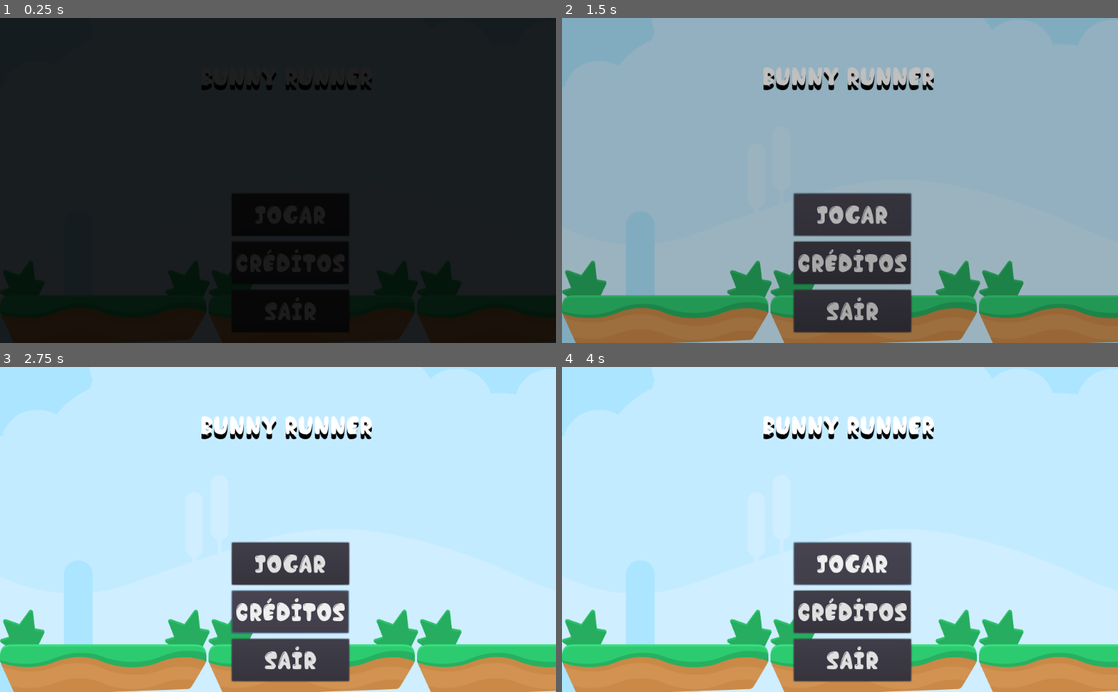
Above: before the commit, frames 1-4 (two rows, left to right).
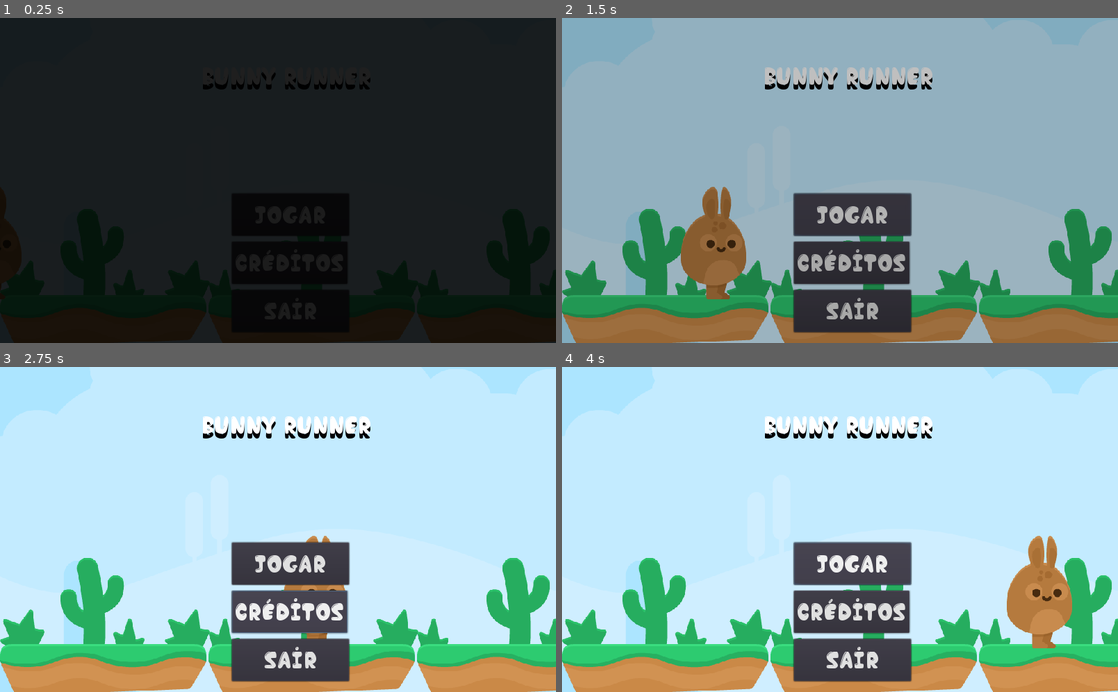
Above: after the commit, the same moments.

Repository: soapmactavish23/BunnyRunner
Game: Godot game, scene res://scenes/Menu.tscn
Same seed, same stepped clock (60 frames per second), same inputs: the game is played once before the commit and once after it. The project has no main scene, so this scene is started directly.
Inputs:
- Up to frame 1 (0.25 s): no input
- Up to frame 2 (1.5 s): click "jogar" at 0.5 s; click "jogar" at 1.25 s
- Up to frame 3 (2.75 s): click "Créditos" at 2 s
- Up to frame 4 (4 s): click "Créditos" at 2.75 s; click "jogar" at 3.5 s

The runs differ from the first frame. In frame 1, 0.2% of the frame differs, in the area x 0-67%, y 16-87%; in frame 2, 8.5%, in the area x 0-100%, y 15-100%; in frame 3, 6.3%; in frame 4, 8.5%.

Commit message:
'player_anim'

Diff:
--- /dev/null
+++ b/probs/player_anim.tscn
@@ -0,0 +1,65 @@
+[gd_scene load_steps=7 format=2]
+
+[ext_resource path="res://scripts/player_anim.gd" type="Script" id=1]
+[ext_resource path="res://sprites/Players/bunny1_walk1.png" type="Texture" id=2]
+[ext_resource path="res://sprites/Players/bunny1_walk2.png" type="Texture" id=3]
+
+[sub_resource type="SpriteFrames" id=3]
+animations = [ {
+"frames": [ ExtResource( 2 ), ExtResource( 3 ) ],
+"loop": true,
+"name": "walk",
+"speed": 8.0
+} ]
+
+[sub_resource type="Animation" id=4]
+resource_name = "run-left"
+length = 5.0
+tracks/0/type = "value"
+tracks/0/path = NodePath("KinematicBody2D:position")
+tracks/0/interp = 1
+tracks/0/loop_wrap = true
+tracks/0/imported = false
+tracks/0/enabled = true
+tracks/0/keys = {
+"times": PoolRealArray( 0, 5 ),
+"transitions": PoolRealArray( 1, 1 ),
+"update": 0,
+"values": [ Vector2( 1200, 0 ), Vector2( 0, 0 ) ]
+}
+
+[sub_resource type="Animation" id=5]
+resource_name = "run-right"
+length = 5.0
+tracks/0/type = "value"
+tracks/0/path = NodePath("KinematicBody2D:position")
+tracks/0/interp = 1
+tracks/0/loop_wrap = true
+tracks/0/imported = false
+tracks/0/enabled = true
+tracks/0/keys = {
+"times": PoolRealArray( 0, 5 ),
+"transitions": PoolRealArray( 1, 1 ),
+"update": 0,
+"values": [ Vector2( 0, 0 ), Vector2( 1200, 0 ) ]
+}
+
+[node name="player_anim" type="Node2D"]
+editor/display_folded = true
+script = ExtResource( 1 )
+
+[node name="KinematicBody2D" type="KinematicBody2D" parent="."]
+editor/display_folded = true
+position = Vector2( 1200, 0 )
+
+[node name="sprite" type="AnimatedSprite" parent="KinematicBody2D"]
+position = Vector2( -80.8958, 415.637 )
+frames = SubResource( 3 )
+animation = "walk"
+playing = true
+
+[node name="AnimationPlayer" type="AnimationPlayer" parent="."]
+autoplay = "run-right"
+anims/run-left = SubResource( 4 )
+anims/run-right = SubResource( 5 )
+[connection signal="animation_finished" from="AnimationPlayer" to="." method="_on_AnimationPlayer_animation_finished"]
--- a/project.godot
+++ b/project.godot
@@ -18,6 +18,11 @@
 config/name="BunnyRunner"
 config/icon="res://icon.png"
 
+[display]
+
+window/stretch/mode="2d"
+window/stretch/aspect="keep"
+
 [rendering]
 
 environment/default_environment="res://default_env.tres"
--- a/scenes/Menu.tscn
+++ b/scenes/Menu.tscn
@@ -1,10 +1,11 @@
-[gd_scene load_steps=8 format=2]
+[gd_scene load_steps=9 format=2]
 
 [ext_resource path="res://probs/Bg.tscn" type="PackedScene" id=1]
 [ext_resource path="res://probs/tileset.tscn" type="PackedScene" id=2]
-[ext_resource path="res://probs/texto.tscn" type="PackedScene" id=3]
-[ext_resource path="res://probs/fade.tscn" type="PackedScene" id=4]
-[ext_resource path="res://probs/musica.tscn" type="PackedScene" id=5]
+[ext_resource path="res://probs/player_anim.tscn" type="PackedScene" id=3]
+[ext_resource path="res://probs/texto.tscn" type="PackedScene" id=4]
+[ext_resource path="res://probs/fade.tscn" type="PackedScene" id=5]
+[ext_resource path="res://probs/musica.tscn" type="PackedScene" id=6]
 
 [sub_resource type="DynamicFontData" id=1]
 font_path = "res://fonts/Chocolate Bar Demo.otf"
@@ -18,12 +19,14 @@
 [node name="Bg" parent="." instance=ExtResource( 1 )]
 
 [node name="tileset" parent="." instance=ExtResource( 2 )]
-tile_data = PoolIntArray( 1835008, 6, 0, 1835027, 6, 0, 1835032, 6, 0, 1835051, 6, 0, 1835056, 6, 0, 1835075, 6, 0, 2097152, 13, 0, 2097176, 13, 0, 2097200, 13, 0 )
+tile_data = PoolIntArray( 1441799, 4, 0, 1441824, 4, 0, 1441848, 4, 0, 1835008, 6, 0, 1835027, 6, 0, 1835051, 6, 0, 1835075, 6, 0, 1900557, 5, 0, 1900568, 5, 0, 1900592, 5, 0, 1900606, 5, 0, 2097152, 13, 0, 2097176, 13, 0, 2097200, 13, 0 )
 
-[node name="texto" parent="." instance=ExtResource( 3 )]
+[node name="player_anim" parent="." instance=ExtResource( 3 )]
+
+[node name="texto" parent="." instance=ExtResource( 4 )]
 position = Vector2( 368.215, 66.9482 )
 
-[node name="fade" parent="." instance=ExtResource( 4 )]
+[node name="fade" parent="." instance=ExtResource( 5 )]
 
 [node name="btnJogar" type="Button" parent="."]
 margin_left = 427.0
--- /dev/null
+++ b/scripts/player_anim.gd
@@ -0,0 +1,14 @@
+extends Node2D
+
+func _ready():
+	pass # Replace with function body.
+
+
+
+func _on_AnimationPlayer_animation_finished(anim_name):
+	if anim_name == "run-right":
+		$KinematicBody2D/sprite.flip_h = true
+		$AnimationPlayer.play("run-left")
+	elif anim_name == "run-left":
+		$KinematicBody2D/sprite.flip_h = false
+		$AnimationPlayer.play("run-right")
Not shown: 1 places in scenes/Menu.tscn that only renumber resources
